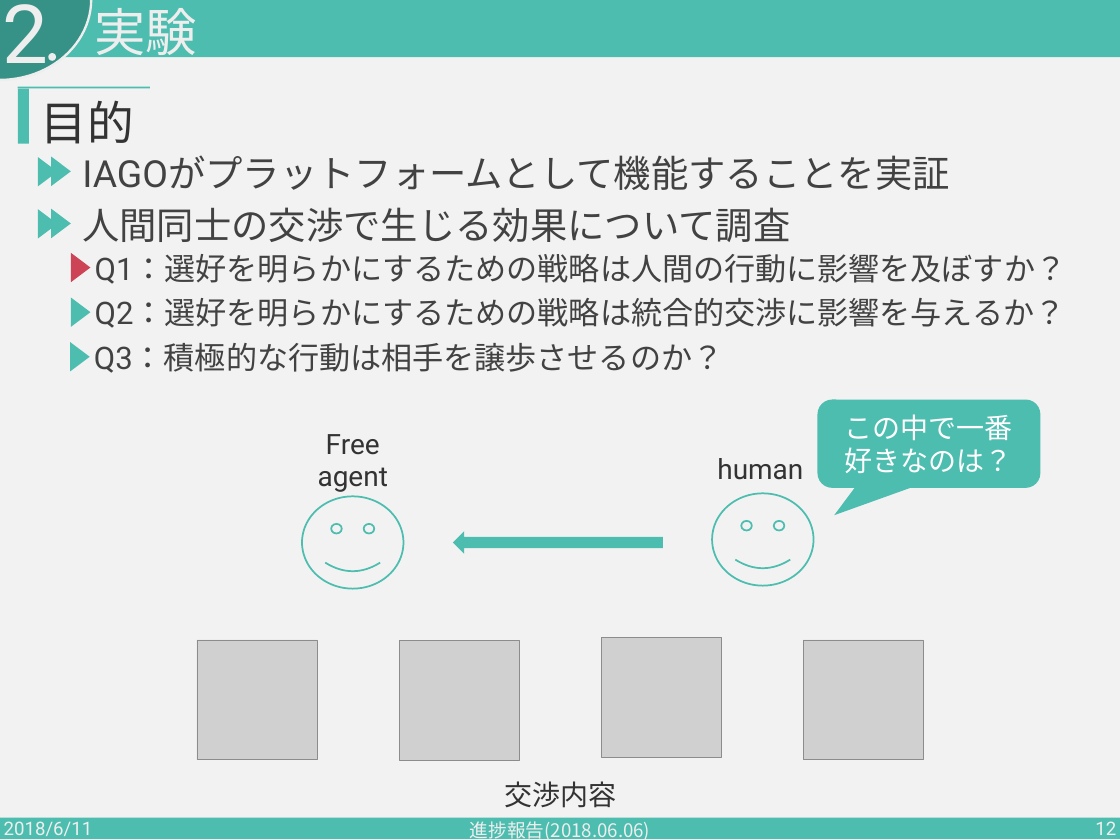
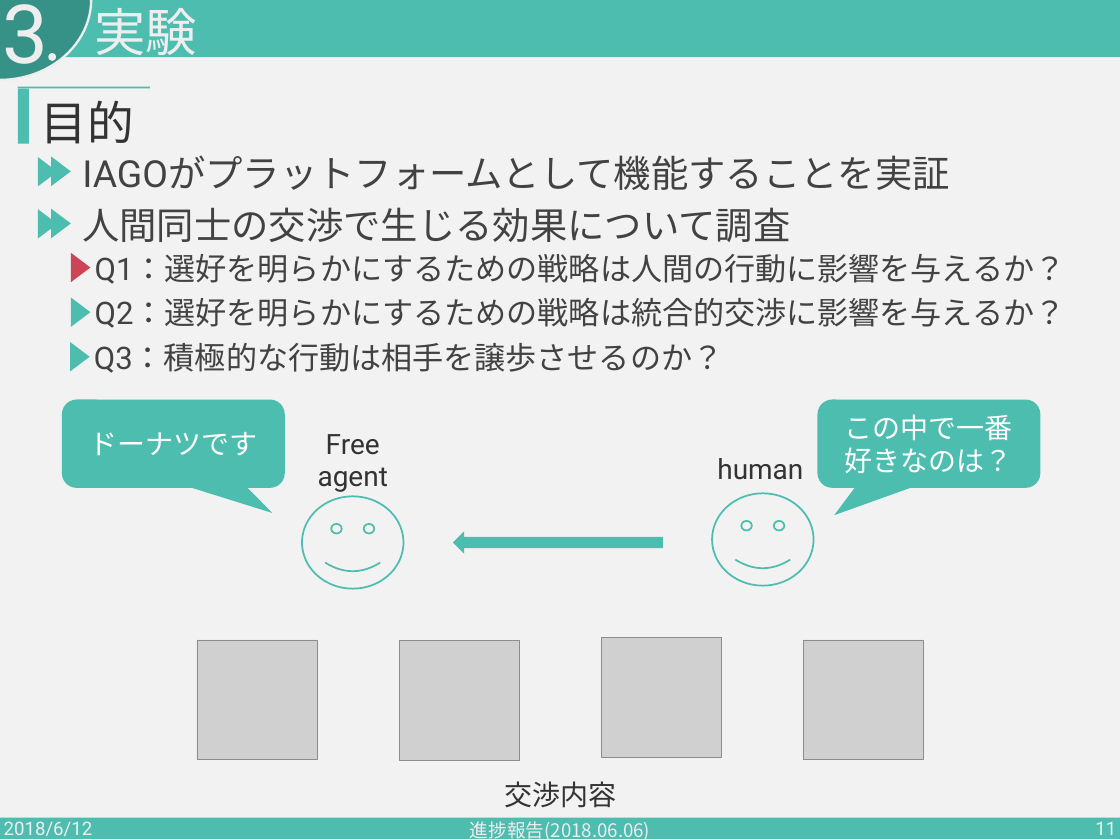
Before and after one commit to PajamaDrive/presentation, a slide deck: slide 11 of presentation_2nd.pptx (slide 12 before the commit). Drawn at 1120x840 pixels with LibreOffice and Linux fonts; fonts in the diff are those of the drawing; grey boxes stand for pictures. Boxes give left, top, right and bottom in pixels: in the first picture for what was removed or moved away, otherwise in the second. Text is boxed around its words. In the diff, an @@ line names an element or a change of style, - is before the commit and + after.

```diff
--- a/presentation_2nd.pptx
+++ b/presentation_2nd.pptx
@@ text at [2, 4, 48, 83]: text changed @@
-2
+3
@@ text at [95, 254, 1066, 284]: text changed @@
-Q1：選好を明らかにするための戦略は人間の行動に影響を及ぼすか？
+Q1：選好を明らかにするための戦略は人間の行動に影響を与えるか？
@@ rounded speech box added at [62, 399, 285, 488], fill #4DBDB0, 36 pt, text #FFFFFF @@
+ドーナツです
@@ text at [4, 821, 93, 840]: text changed @@
-2018/6/11
+2018/6/12
@@ page number at [1095, 822, 1116, 840]: text changed @@
-12
+11
```
Also in this commit, not shown: 32 other slides changed, 4 slides removed.
